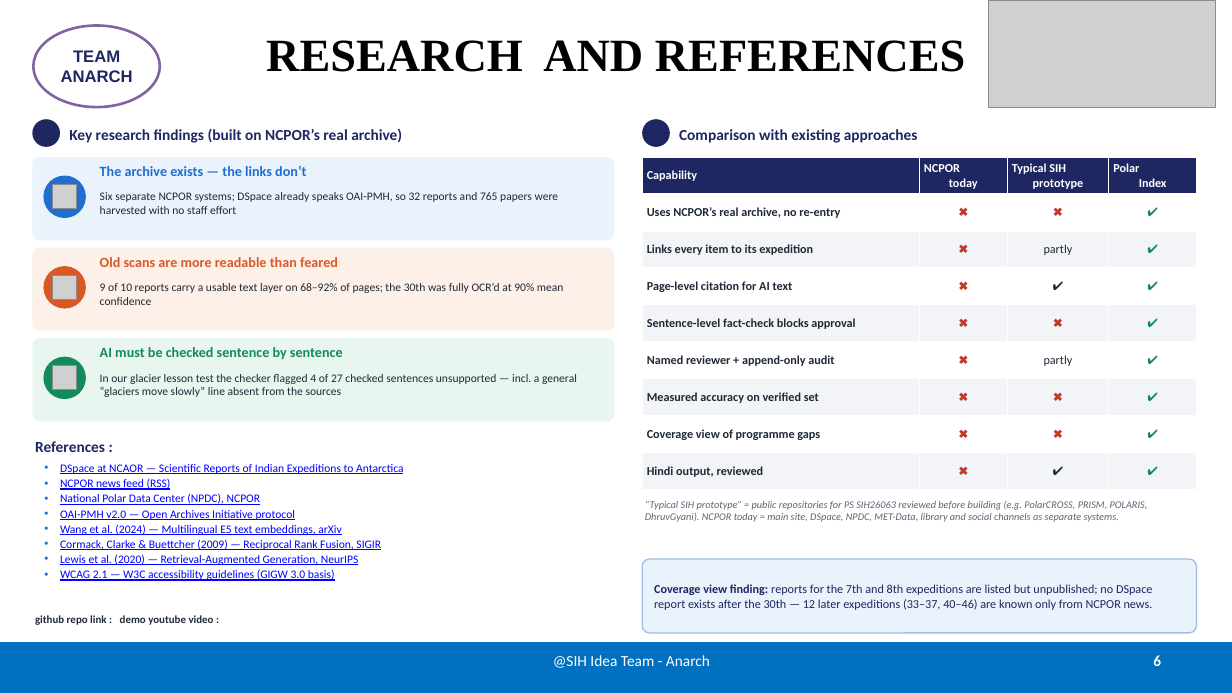
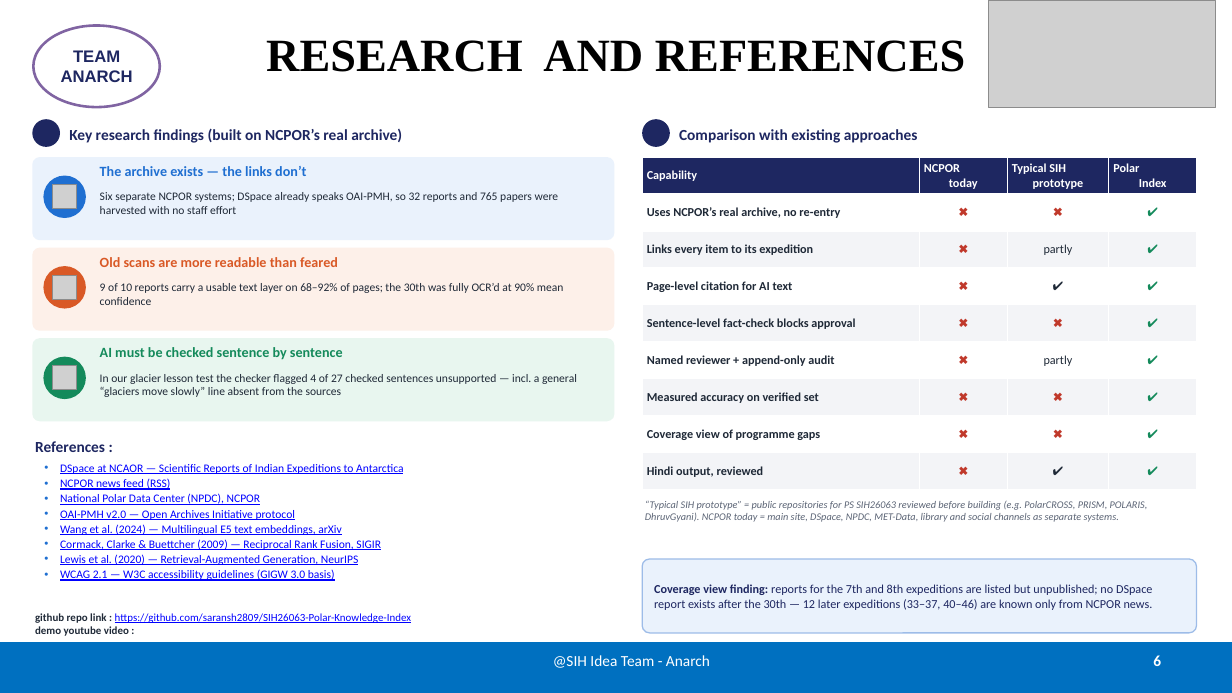
Before and after one commit to saransh2809/SIH26063-Polar-Knowledge-Index, a slide deck: slide 6 of presentation/SIH26063_Polar_Knowledge_Index.pptx. Drawn at 1232x693 pixels with LibreOffice and Linux fonts; fonts in the diff are those of the drawing; grey boxes stand for pictures; background and template pictures are left out. Boxes give left, top, right and bottom in pixels: in the first picture for what was removed or moved away, otherwise in the second. Text is boxed around its words. In the diff, an @@ line names an element or a change of style, - is before the commit and + after.

```diff
--- a/presentation/SIH26063_Polar_Knowledge_Index.pptx
+++ b/presentation/SIH26063_Polar_Knowledge_Index.pptx
@@ text at (35, 613, 411, 636): text changed; text colour #1F2937 to #0000FF; bold off @@
-github repo link : demo youtube video :
+github repo link : https://github.com/saransh2809/SIH26063-Polar-Knowledge-Index
+demo youtube video :
```
Also in this commit, not shown: 1 other slide changed, 2 other files.
